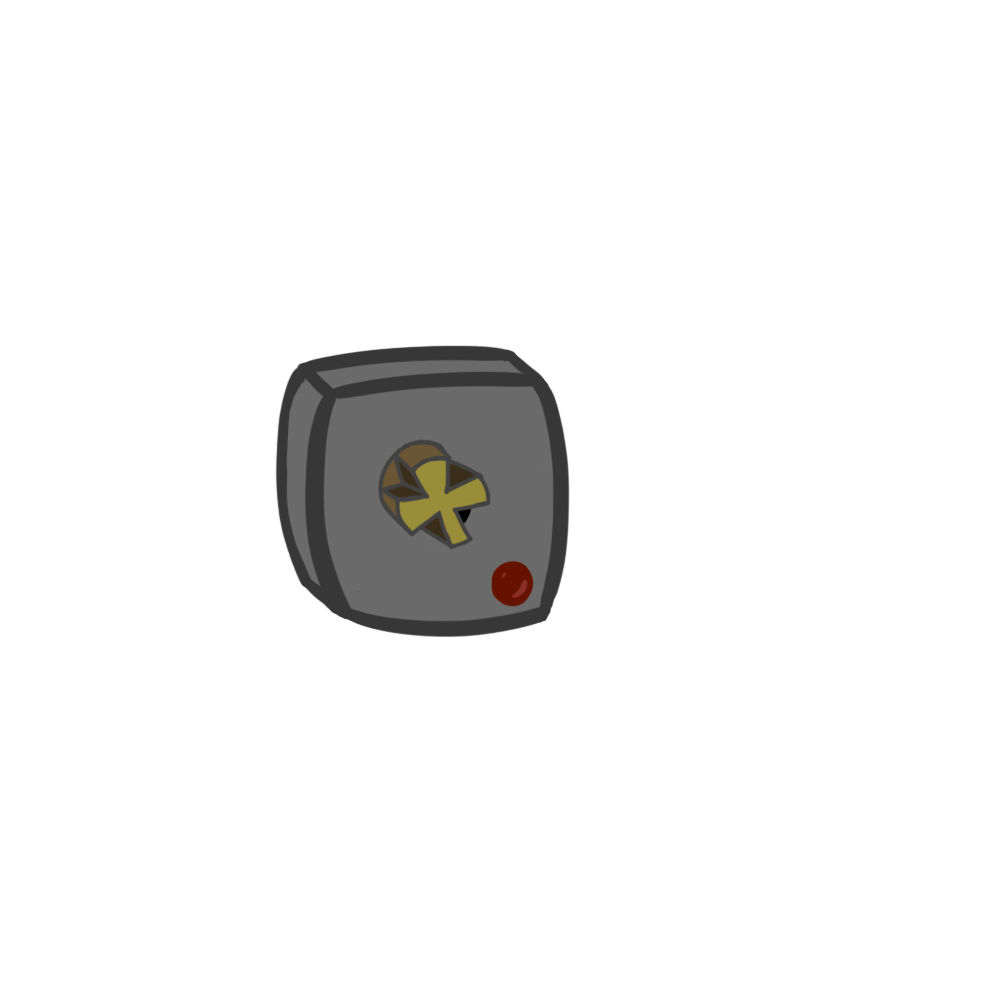
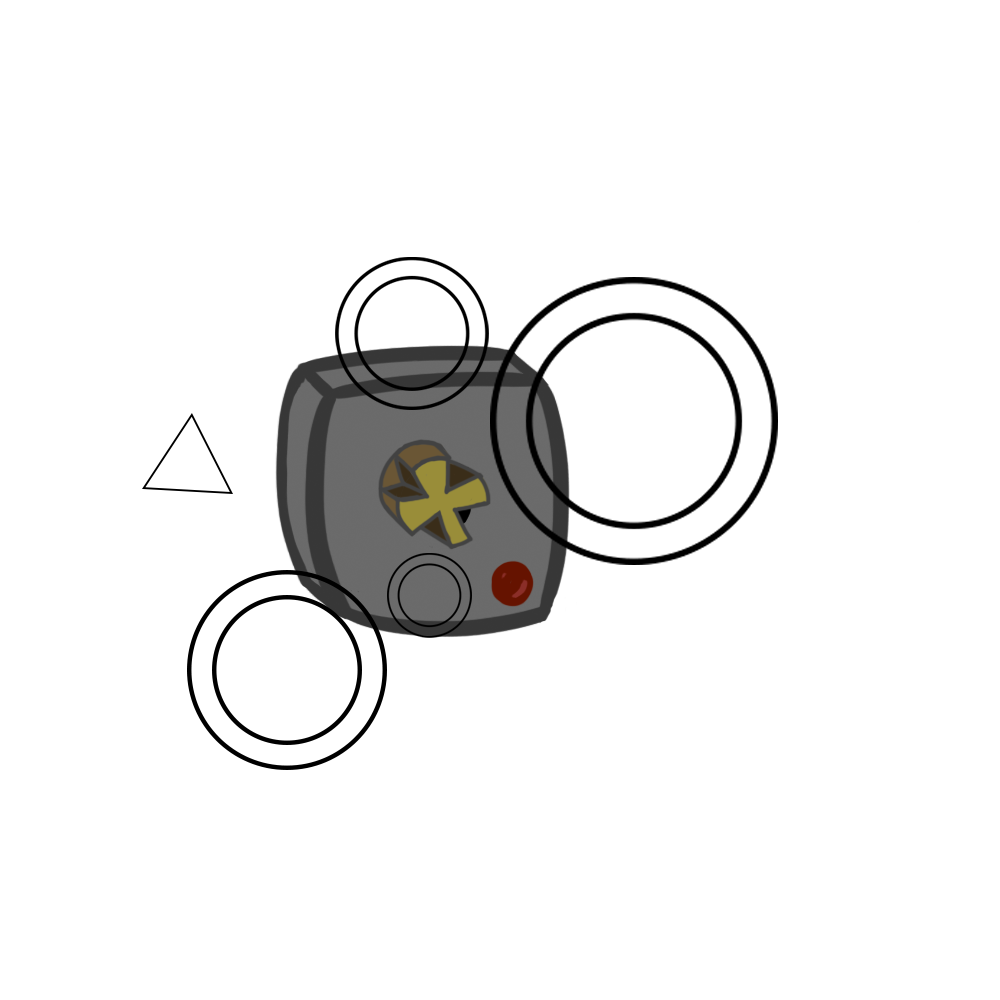
Revision of a layered w=1000, h=1000 image; what changed, layer by layer:
added group "Group 1" with 6 layers above "Motor" over [142, 257, 778, 770]
added layer "Ellipse 1 copy 3" in group "Group 1" over [387, 553, 472, 638]
added layer "Polygon 1" in group "Group 1" over [142, 413, 233, 494]
added layer "Ellipse 1 copy 2" in group "Group 1" over [335, 257, 489, 410]
added layer "Ellipse 1 copy 4" in group "Group 1" over [490, 277, 778, 565]
added layer "Ellipse 1 copy" in group "Group 1" over [187, 570, 387, 770]
